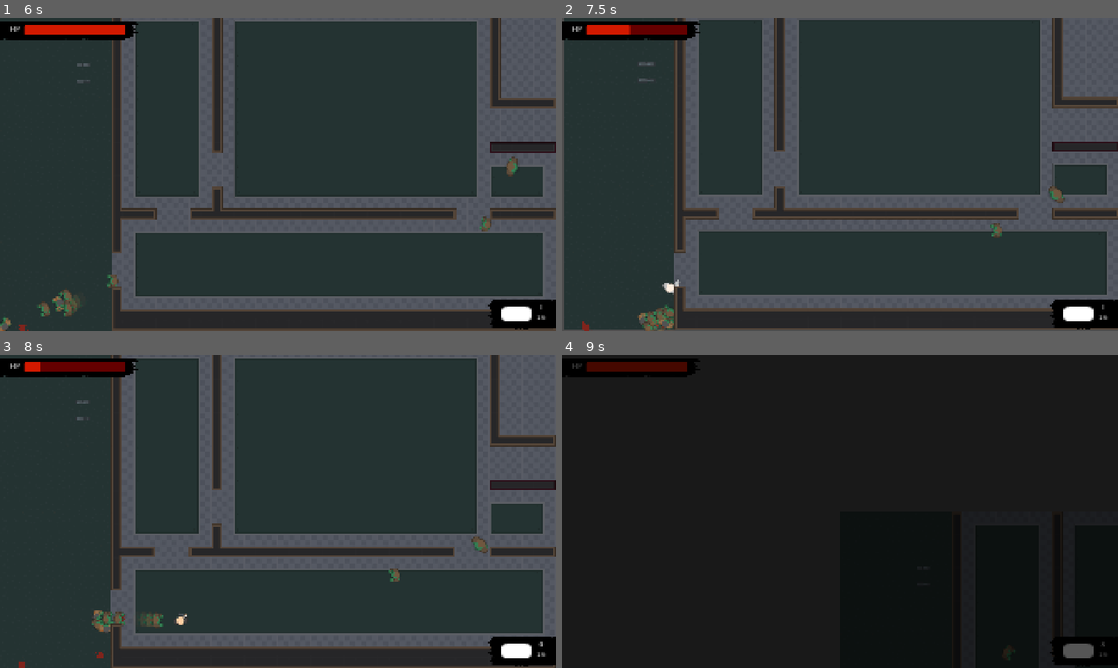
Above: before the commit, frames 1-4 (two rows, left to right).
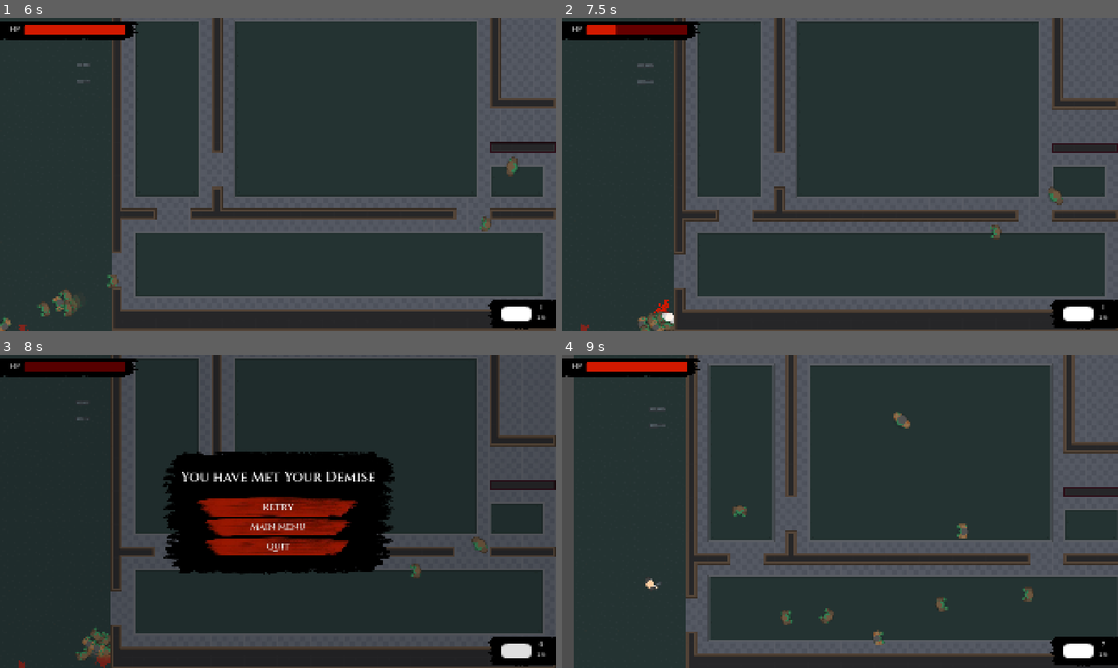
Above: after the commit, the same moments.

Repository: noor-shalaby/velvet-venom
Game: Godot game, scene res://scenes/levels/test_level1_base.tscn
Two runs of this game, one before a commit and one after it. Both use one fixed random seed, a clock stepped at 60 frames per second and the inputs below. This scene is started directly instead of the project's main scene. Sound files missing from this copy of the repository are replaced by a short silence.
Inputs (mouse positions are in pixels of both pictures, inside the frame that each line leads up to):
- Up to frame 1 (6 s): tap Enter (ui_accept) at 0.5, 0.77, 1.52, 3.02, 3.77, 4.52 s; move the mouse to (400, 158) at 0.52 s; press the mouse at (400, 158) at 0.53 s; hold D (right) 0.53-1.28 s; right-click (400, 158) at 0.8 s; move the mouse to (166, 190) at 1.27 s; release the mouse at (166, 190) at 1.28 s; hold S (down) 1.28-2.03 s; right-click (166, 190) at 1.35 s; tap 1 (gun) at 1.55, 5.3 s; move the mouse to (333, 105) at 2.02 s; hold D (right) 2.03-2.78 s; hold 1 (gun) 2.03-2.78 s; tap 2 (machinegun) at 2.3, 2.85 s; move the mouse to (250, 237) at 2.77 s; hold Up (ui_up) 2.78-3.53 s; tap 3 (shotgun) at 3.05 s; move the mouse to (444, 221) at 3.52 s; hold 3 (shotgun) 3.53-4.28 s; hold A (left) 3.53-5.03 s; click (444, 221) at 3.8 s; move the mouse to (111, 127) at 4.27 s; tap Shift (dash) at 4.35 s; right-click (111, 127) at 4.55 s; move the mouse to (305, 174) at 5.02 s; press the mouse at (305, 174) at 5.03 s; hold S (down) 5.03-5.78 s; move the mouse to (194, 96) at 5.77 s; release the mouse at (194, 96) at 5.78 s; hold D (right) from 5.78 s (still down); right-click (194, 96) at 5.85 s
- Up to frame 2 (7.5 s): tap Enter (ui_accept) at 6.02, 6.77 s; tap 2 (machinegun) at 6.05, 7.35 s; move the mouse to (962, 158) at 6.52 s; release D (right) at 6.53 s; hold Up (ui_up) 6.53-7.28 s; hold 1 (gun) 6.53-7.28 s; tap 3 (shotgun) at 6.8 s; move the mouse to (728, 190) at 7.27 s; hold D (right) from 7.28 s (still down)
- Up to frame 3 (8 s): keep holding D (right); tap Enter (ui_accept) at 7.52 s; click (166, 527) at 7.55 s
- Up to frame 4 (9 s): release D (right) at 8 s; click (840, 508) at 8 s, where only the run after the commit has a clickable "Retry"; click (840, 508) at 8.75 s, where only the run before the commit has a clickable "Retry"

Frame 1 is identical in both runs. In frame 2, 7.2% of the frame differs, in the area x 0-100%, y 0-100%; in frame 3, 16%; in frame 4, 92%.

Commit message:
undid the delta application on the knockback because it adds to the velocity

Diff:
--- a/scenes/characters/zombie_brawler.tscn
+++ b/scenes/characters/zombie_brawler.tscn
@@ -41,7 +41,7 @@
 chase_speed = 240.0
 damage = 50.0
 attack_speed = 1.0
-knockback_force = 450000.0
+knockback_force = 8000.0
 hp_max = 512.0
 
 [node name="Sprite" type="AnimatedSprite2D" parent="."]
--- a/scenes/characters/zombie_runner.tscn
+++ b/scenes/characters/zombie_runner.tscn
@@ -31,7 +31,7 @@
 chase_speed = 600.0
 damage = 30.0
 attack_speed = 3.0
-knockback_force = 320000.0
+knockback_force = 5500.0
 hp_max = 50.0
 
 [node name="DashParticles" type="GPUParticles2D" parent="." index="0"]
--- a/scripts/characters/player/player.gd
+++ b/scripts/characters/player/player.gd
@@ -122,7 +122,7 @@
 		dash_particles.scale = input_dir
 
 	if is_knocked_back:
-		velocity += knockback_velocity * delta
+		velocity += knockback_velocity
 		velocity = lerp(get_real_velocity(), velocity, friction * delta)
 		is_knocked_back = false
 
--- a/scripts/characters/player/player_norm.gd
+++ b/scripts/characters/player/player_norm.gd
@@ -10,7 +10,7 @@
 	"multishot": 1,
 	"spread": 20.0,
 	"recoil": 24.0,
-	"knockback_force": 240000.0,
+	"knockback_force": 4000.0,
 	"puncture": 0,
 	"wall_puncture": 0,
 	"mag_max": 8,
@@ -28,7 +28,7 @@
 	"multishot": 1,
 	"spread": 30.0,
 	"recoil": 16.0,
-	"knockback_force": 300000.0,
+	"knockback_force": 5000.0,
 	"puncture": 0,
 	"wall_puncture": 0,
 	"mag_max": 32,
@@ -46,7 +46,7 @@
 	"multishot": 8,
 	"spread": 40.0,
 	"recoil": 128.0,
-	"knockback_force": 600000.0,
+	"knockback_force": 10000.0,
 	"puncture": 1,
 	"wall_puncture": 0,
 	"mag_max": 4,
--- a/scripts/characters/player/player_vamp.gd
+++ b/scripts/characters/player/player_vamp.gd
@@ -8,7 +8,7 @@
 	"multishot": 1,
 	"spread": 20.0,
 	"recoil": 24.0,
-	"knockback_force": 240000.0,
+	"knockback_force": 4000.0,
 	"puncture": 0,
 	"wall_puncture": 0,
 	"gunshot_sound_scene": preload(Constants.FILE_UIDS["gunshot_gun_sound_scene"])
@@ -19,7 +19,7 @@
 	"multishot": 1,
 	"spread": 30.0,
 	"recoil": 16.0,
-	"knockback_force": 300000.0,
+	"knockback_force": 5000.0,
 	"puncture": 0,
 	"wall_puncture": 0,
 	"gunshot_sound_scene": preload(Constants.FILE_UIDS["gunshot_machinegun_sound_scene"])
@@ -30,7 +30,7 @@
 	"multishot": 8,
 	"spread": 40.0,
 	"recoil": 128.0,
-	"knockback_force": 600000.0,
+	"knockback_force": 10000.0,
 	"puncture": 1,
 	"wall_puncture": 0,
 	"gunshot_sound_scene": preload(Constants.FILE_UIDS["gunshot_shotgun_sound_scene"])
--- a/scripts/characters/zombies/zombie.gd
+++ b/scripts/characters/zombies/zombie.gd
@@ -10,7 +10,7 @@
 @export_category("Attack")
 @export var damage: float = 20
 @export var attack_speed: float = 2.0
-@export var knockback_force: float = 280000.0
+@export var knockback_force: float = 4800.0
 
 @export_category("Health")
 @export var hp_max: float = 60.0
@@ -174,7 +174,7 @@
 
 func handle_knockback() -> void:
 	if is_knocked_back:
-		velocity += knockback_velocity * get_physics_process_delta_time()
+		velocity += knockback_velocity
 		velocity = lerp(get_real_velocity(), velocity, friction * get_process_delta_time())
 		is_knocked_back = false
 
--- a/scripts/objects/bullet.gd
+++ b/scripts/objects/bullet.gd
@@ -6,7 +6,7 @@
 var dir: Vector2
 
 var dmg: int = 10
-var knockback_force: float = 90000.0
+var knockback_force: float = 1500.0
 var puncture: int = 0
 var wall_puncture: int = 0
 
Not shown, changed: devlog.txt
